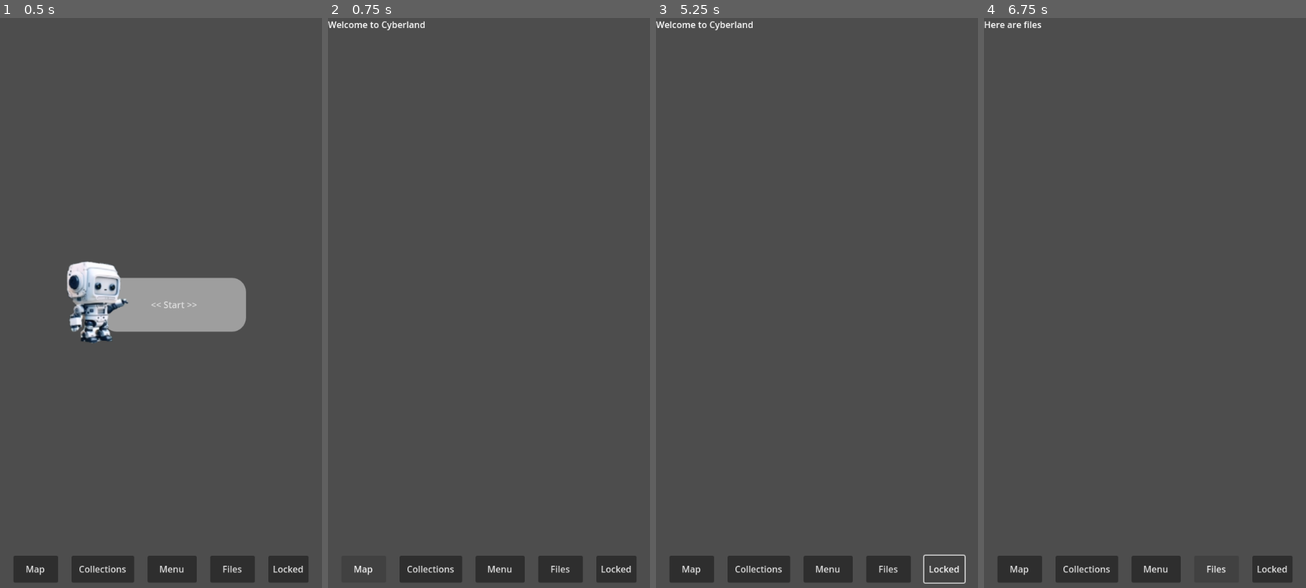
Above: before the commit, frames 1-4 (left to right).
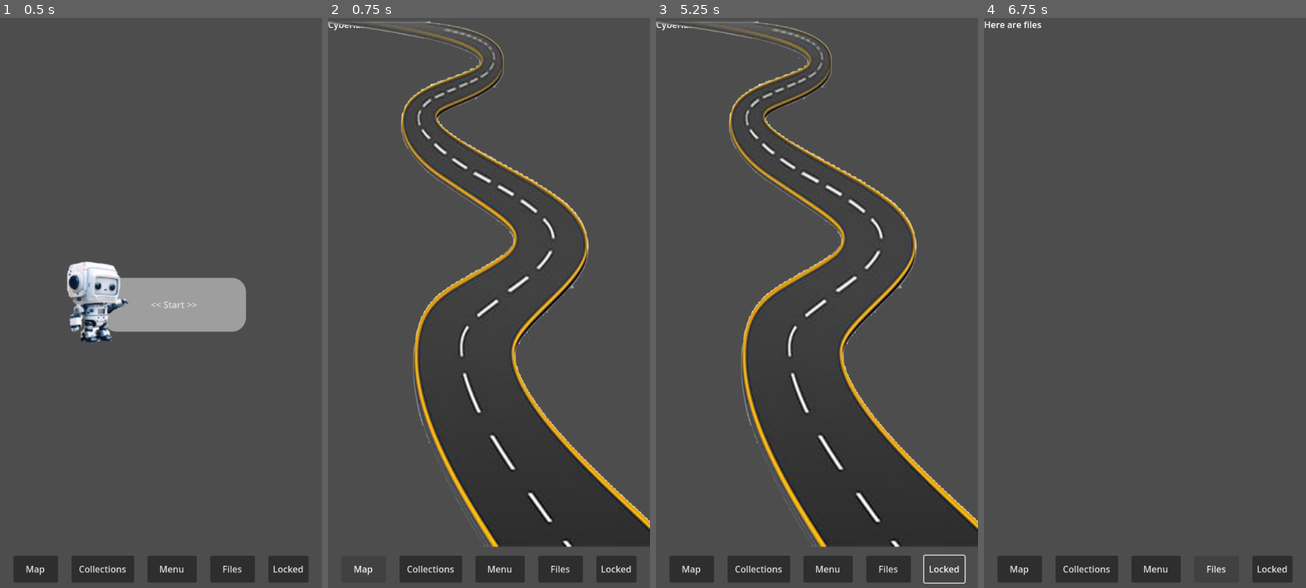
Above: after the commit, the same moments.

Repository: eyubious/cyberland-godot
Game: Godot game, scene res://start_seq/start_page.tscn
Same seed, same stepped clock (60 frames per second), same inputs: the game is played once before the commit and once after it.
Inputs:
- Up to frame 1 (0.5 s): no input
- Up to frame 2 (0.75 s): click "Map" at 0.5 s
- Up to frame 3 (5.25 s): click "Map" at 1.25 s; click "Files" at 2 s; click "Map" at 2.75 s; click "Collections" at 3.5 s; click "Map" at 4.25 s; click "Locked" at 5 s
- Up to frame 4 (6.75 s): click "Map" at 5.75 s; click "Files" at 6.5 s

Frame 1 is identical in both runs. In frame 2, 15% of the frame differs, in the area x 0-100%, y 0-93%; in frame 3, 15%; in frame 4, nothing differs.

Commit message:
Added road to Cyberland map
Created road sprite and added to map

Diff:
--- a/cyberland_map.tscn
+++ b/cyberland_map.tscn
@@ -1,12 +1,18 @@
-[gd_scene load_steps=2 format=3 uid="uid://fsrxgsofcoyv"]
+[gd_scene load_steps=3 format=3 uid="uid://fsrxgsofcoyv"]
 
 [ext_resource type="PackedScene" uid="uid://b6jhxxvvwogk7" path="res://login.tscn" id="1_0f83g"]
+[ext_resource type="Texture2D" uid="uid://bf2ywr1h14b1j" path="res://Images/road_transparent.png" id="2_fpdca"]
 
 [node name="CyberlandMap" type="Node2D"]
 
 [node name="Label" type="Label" parent="."]
 offset_right = 40.0
 offset_bottom = 23.0
-text = "Welcome to Cyberland"
+text = "Cyberland Map"
 
 [node name="BottomMenu" parent="." instance=ExtResource("1_0f83g")]
+
+[node name="Sprite2D" type="Sprite2D" parent="."]
+position = Vector2(279.306, 475.103)
+scale = Vector2(0.783389, 0.937465)
+texture = ExtResource("2_fpdca")
Binary file added: Images/pngtree-winding-curved-road-png-image_3252057.jpeg
Not shown, added: Images/pngtree-winding-curved-road-png-image_3252057.jpeg.import
Binary file added: Images/road_transparent.png
Not shown, added: Images/road_transparent.png.import
